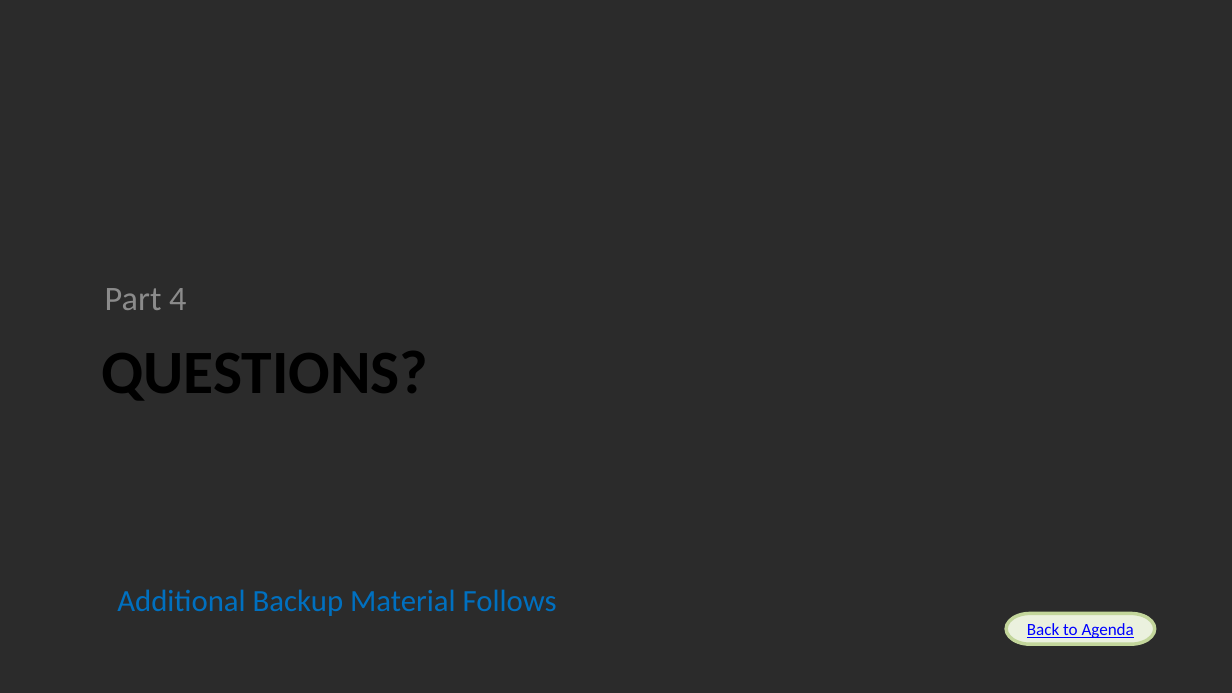
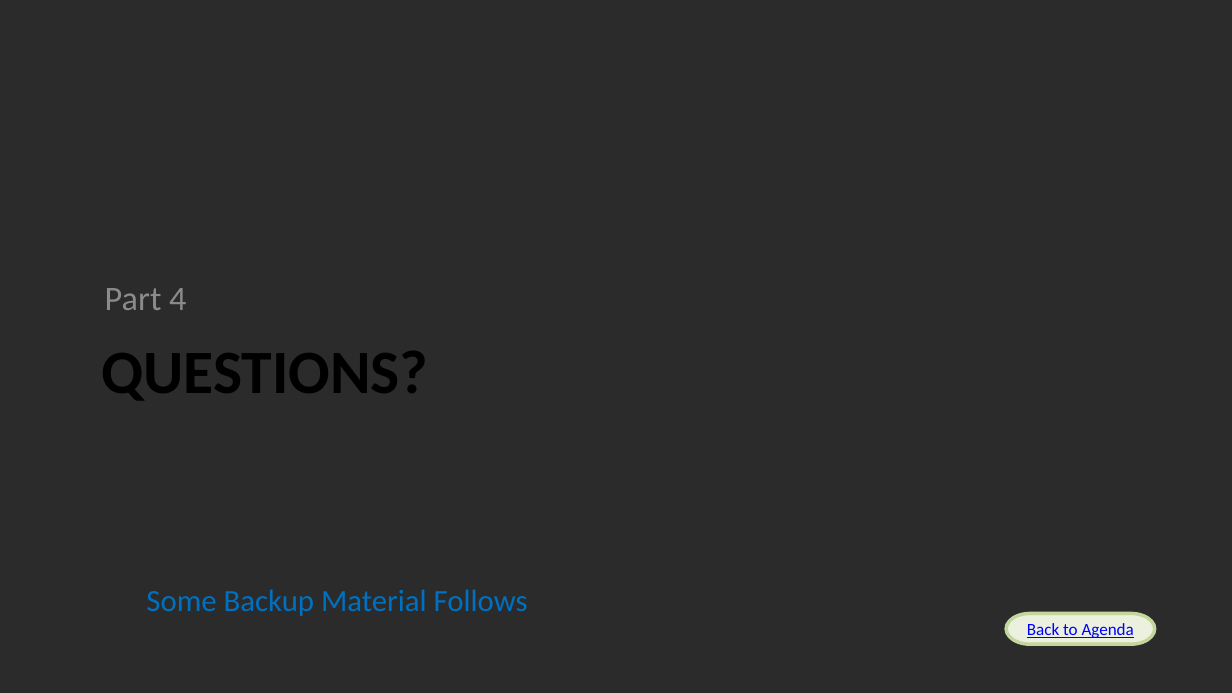
Before and after one commit to Alan-Lomax/MERG-SIG-Presentations, a slide deck: slide 32 of Introduction to Class Programming Part 1.pptx (slide 33 before the commit). Drawn at 1232x693 pixels with LibreOffice and Linux fonts; fonts in the diff are those of the drawing; background and template pictures are left out; a plain dark background stands for a picture behind light text. Boxes give left, top, right and bottom in pixels: in the first picture for what was removed or moved away, otherwise in the second. Text is boxed around its words. In the diff, an @@ line names an element or a change of style, - is before the commit and + after.

```diff
--- a/Introduction to Class Programming Part 1.pptx
+++ b/Introduction to Class Programming Part 1.pptx
@@ text at (x1=146, y1=589, x2=528, y2=616): text changed @@
-Additional Backup Material Follows
+Some Backup Material Follows
```
Also in this commit, not shown: 10 other slides changed.
